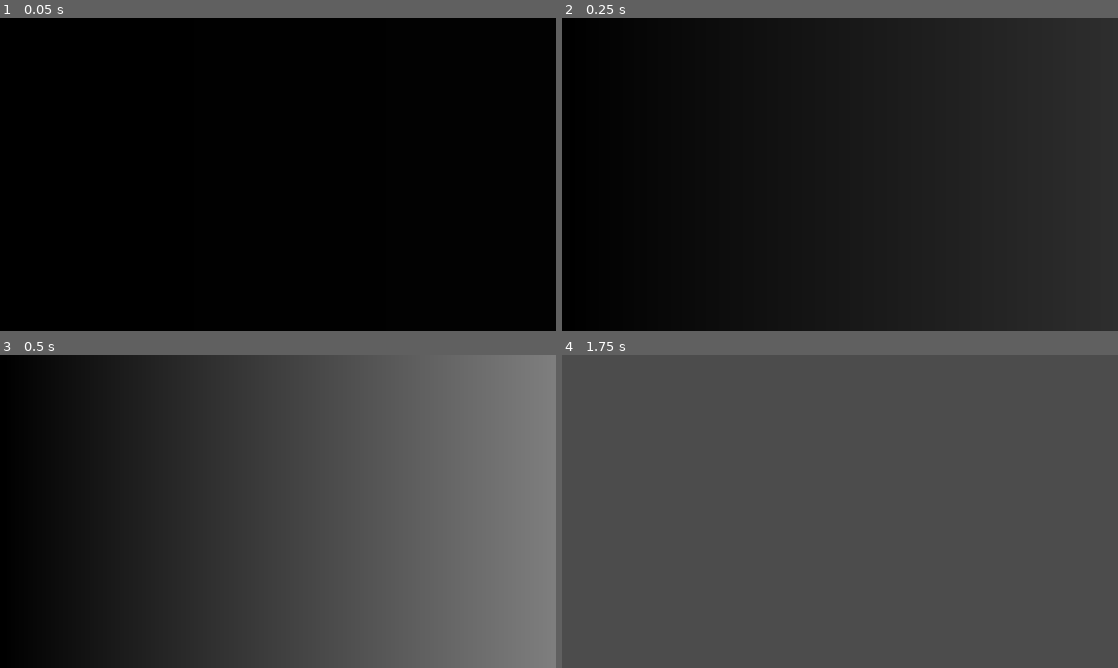
Above: before the commit, frames 1-4 (two rows, left to right).
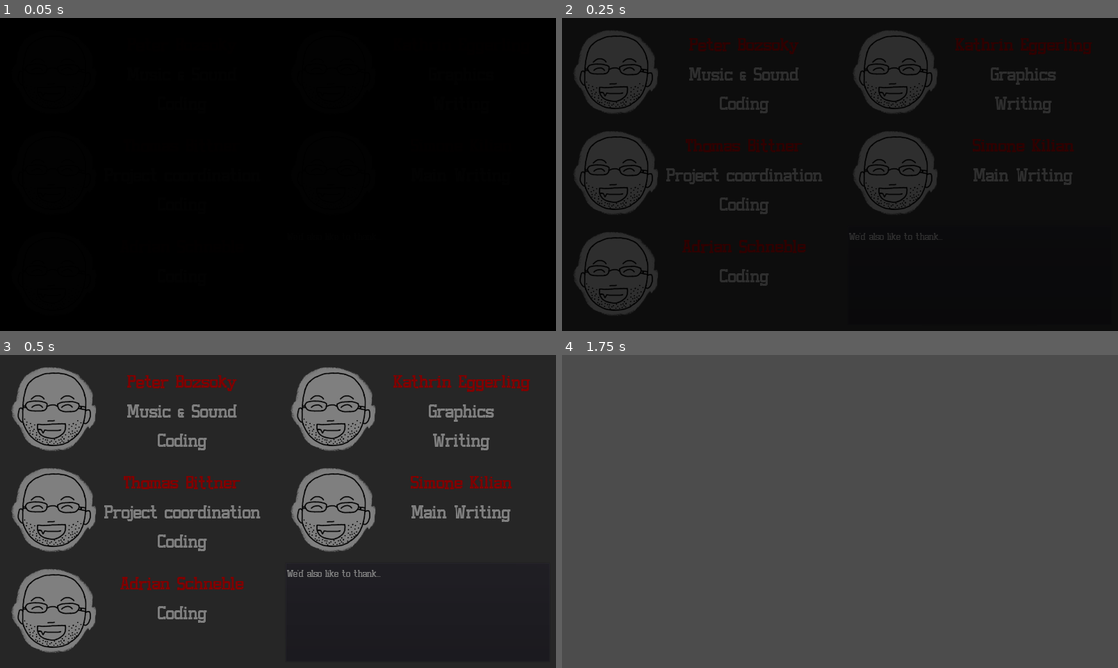
Above: after the commit, the same moments.

Repository: gadse/high-moon
Game: Godot game, scene res://scenes/credit_screen/Credits.tscn
Two runs of this game, one before a commit and one after it. Both use one fixed random seed, a clock stepped at 60 frames per second and the inputs below. This scene is started directly instead of the project's main scene.
Inputs (mouse positions are in pixels of both pictures, inside the frame that each line leads up to):
- Up to frame 1 (0.05 s): no input
- Up to frame 2 (0.25 s): no input
- Up to frame 3 (0.5 s): no input
- Up to frame 4 (1.75 s): click (840, 511) at 0.67 s; move the mouse to (728, 527) at 1.27 s; click (728, 527) at 1.42 s

The runs differ from the first frame. In frame 2, 30% of the frame differs, in the area x 2-100%, y 0-100%; in frame 3, 66%, in the area x 0-100%, y 0-100%; in frame 4, nothing differs.

Commit message:
Add text and image placeholders to credit screen

Diff:
--- a/scenes/credit_screen/Credits.gd
+++ b/scenes/credit_screen/Credits.gd
@@ -6,4 +6,5 @@
 	$Fader.fade_in()
 
 func _on_Credits_gui_input(event):
-	$Fader.fade_out()
+	if event.is_pressed():
+		$Fader.fade_out()
--- a/scenes/credit_screen/Credits.tscn
+++ b/scenes/credit_screen/Credits.tscn
@@ -1,24 +1,201 @@
-[gd_scene load_steps=5 format=2]
+[gd_scene load_steps=7 format=2]
 
 [ext_resource path="res://scenes/templates/scene_fader/SceneFader.tscn" type="PackedScene" id=1]
 [ext_resource path="res://scenes/credit_screen/Credits.gd" type="Script" id=2]
-
-[sub_resource type="Gradient" id=1]
-
-[sub_resource type="GradientTexture" id=2]
-gradient = SubResource( 1 )
-width = 1920
+[ext_resource path="res://scenes/credit_screen/MemberInfo.tscn" type="PackedScene" id=3]
+[ext_resource path="res://scenes/credit_screen/BG_creditssprite_Thomas.png" type="Texture" id=4]
+[ext_resource path="res://fonts/staubach/Staubach.ttf" type="DynamicFontData" id=5]
+
+[sub_resource type="DynamicFont" id=1]
+size = 32
+font_data = ExtResource( 5 )
 
 [node name="Credits" type="TextureRect"]
 anchor_right = 1.0
 anchor_bottom = 1.0
 focus_mode = 2
-texture = SubResource( 2 )
 expand = true
 script = ExtResource( 2 )
 __meta__ = {
 "_edit_use_anchors_": false
 }
 
+[node name="TeamContainer" type="MarginContainer" parent="."]
+margin_right = 1920.0
+margin_bottom = 1080.0
+mouse_filter = 2
+size_flags_horizontal = 3
+size_flags_vertical = 3
+custom_constants/margin_right = 20
+custom_constants/margin_top = 20
+custom_constants/margin_left = 20
+custom_constants/margin_bottom = 20
+__meta__ = {
+"_edit_use_anchors_": false
+}
+
+[node name="GridContainer" type="GridContainer" parent="TeamContainer"]
+margin_left = 20.0
+margin_top = 20.0
+margin_right = 1900.0
+margin_bottom = 1060.0
+custom_constants/hseparation = 50
+columns = 2
+
+[node name="Peter" parent="TeamContainer/GridContainer" instance=ExtResource( 3 )]
+anchor_right = 0.0
+anchor_bottom = 0.0
+margin_right = 915.0
+margin_bottom = 344.0
+
+[node name="HBoxContainer" parent="TeamContainer/GridContainer/Peter" index="0"]
+margin_right = 900.0
+margin_bottom = 329.0
+
+[node name="TextureRect" parent="TeamContainer/GridContainer/Peter/HBoxContainer" index="0"]
+margin_right = 300.0
+margin_bottom = 314.0
+texture = ExtResource( 4 )
+
+[node name="RichTextLabel" parent="TeamContainer/GridContainer/Peter/HBoxContainer" index="1"]
+margin_left = 304.0
+margin_right = 885.0
+margin_bottom = 314.0
+bbcode_text = "[center][color=red]Peter Bozsoky[/color]
+Music & Sound
+Coding"
+text = "Peter Bozsoky
+Music & Sound
+Coding"
+
+[node name="Kathrin" parent="TeamContainer/GridContainer" instance=ExtResource( 3 )]
+anchor_right = 0.0
+anchor_bottom = 0.0
+margin_left = 965.0
+margin_right = 1880.0
+margin_bottom = 344.0
+
+[node name="HBoxContainer" parent="TeamContainer/GridContainer/Kathrin" index="0"]
+margin_right = 900.0
+margin_bottom = 329.0
+
+[node name="TextureRect" parent="TeamContainer/GridContainer/Kathrin/HBoxContainer" index="0"]
+margin_right = 300.0
+margin_bottom = 314.0
+texture = ExtResource( 4 )
+
+[node name="RichTextLabel" parent="TeamContainer/GridContainer/Kathrin/HBoxContainer" index="1"]
+margin_left = 304.0
+margin_right = 885.0
+margin_bottom = 314.0
+bbcode_text = "[center][color=red]Kathrin Eggerling[/color]
+Graphics
+Writing"
+text = "Kathrin Eggerling
+Graphics
+Writing"
+
+[node name="Thomas" parent="TeamContainer/GridContainer" instance=ExtResource( 3 )]
+anchor_right = 0.0
+anchor_bottom = 0.0
+margin_top = 348.0
+margin_right = 915.0
+margin_bottom = 692.0
+
+[node name="HBoxContainer" parent="TeamContainer/GridContainer/Thomas" index="0"]
+margin_right = 900.0
+margin_bottom = 329.0
+
+[node name="TextureRect" parent="TeamContainer/GridContainer/Thomas/HBoxContainer" index="0"]
+margin_right = 300.0
+margin_bottom = 314.0
+texture = ExtResource( 4 )
+
+[node name="RichTextLabel" parent="TeamContainer/GridContainer/Thomas/HBoxContainer" index="1"]
+margin_left = 304.0
+margin_right = 885.0
+margin_bottom = 314.0
+bbcode_text = "[center][color=red]Thomas Bittner[/color]
+Project coordination
+Coding"
+text = "Thomas Bittner
+Project coordination
+Coding"
+
+[node name="Simone" parent="TeamContainer/GridContainer" instance=ExtResource( 3 )]
+anchor_right = 0.0
+anchor_bottom = 0.0
+margin_left = 965.0
+margin_top = 348.0
+margin_right = 1880.0
+margin_bottom = 692.0
+
+[node name="HBoxContainer" parent="TeamContainer/GridContainer/Simone" index="0"]
+margin_right = 900.0
+margin_bottom = 329.0
+
+[node name="TextureRect" parent="TeamContainer/GridContainer/Simone/HBoxContainer" index="0"]
+margin_right = 300.0
+margin_bottom = 314.0
+texture = ExtResource( 4 )
+
+[node name="RichTextLabel" parent="TeamContainer/GridContainer/Simone/HBoxContainer" index="1"]
+margin_left = 304.0
+margin_right = 885.0
+margin_bottom = 314.0
+bbcode_text = "[center][color=red]Simone Kilian[/color]
+Main Writing"
+text = "Simone Kilian
+Main Writing"
+
+[node name="Adrian" parent="TeamContainer/GridContainer" instance=ExtResource( 3 )]
+anchor_right = 0.0
+anchor_bottom = 0.0
+margin_top = 696.0
+margin_right = 915.0
+margin_bottom = 1040.0
+
+[node name="HBoxContainer" parent="TeamContainer/GridContainer/Adrian" index="0"]
+margin_right = 900.0
+margin_bottom = 329.0
+
+[node name="TextureRect" parent="TeamContainer/GridContainer/Adrian/HBoxContainer" index="0"]
+margin_right = 300.0
+margin_bottom = 314.0
+texture = ExtResource( 4 )
+
+[node name="RichTextLabel" parent="TeamContainer/GridContainer/Adrian/HBoxContainer" index="1"]
+margin_left = 304.0
+margin_right = 885.0
+margin_bottom = 314.0
+bbcode_text = "[center][color=red]Adrian Schneble[/color]
+Coding"
+text = "Adrian Schneble
+Coding"
+
+[node name="PanelContainer" type="PanelContainer" parent="TeamContainer/GridContainer"]
+margin_left = 965.0
+margin_top = 696.0
+margin_right = 1880.0
+margin_bottom = 1040.0
+
+[node name="RichTextLabel" type="RichTextLabel" parent="TeamContainer/GridContainer/PanelContainer"]
+margin_left = 7.0
+margin_top = 7.0
+margin_right = 908.0
+margin_bottom = 337.0
+custom_fonts/normal_font = SubResource( 1 )
+text = "We'd also like to thank..."
+
 [node name="Fader" parent="." instance=ExtResource( 1 )]
 [connection signal="gui_input" from="." to="." method="_on_Credits_gui_input"]
+
+[editable path="TeamContainer/GridContainer/Peter"]
+
+[editable path="TeamContainer/GridContainer/Kathrin"]
+
+[editable path="TeamContainer/GridContainer/Thomas"]
+
+[editable path="TeamContainer/GridContainer/Simone"]
+
+[editable path="TeamContainer/GridContainer/Adrian"]
--- /dev/null
+++ b/scenes/credit_screen/MemberInfo.tscn
@@ -0,0 +1,39 @@
+[gd_scene load_steps=3 format=2]
+
+[ext_resource path="res://fonts/staubach/Staubach.ttf" type="DynamicFontData" id=2]
+
+[sub_resource type="DynamicFont" id=1]
+size = 60
+font_data = ExtResource( 2 )
+
+[node name="MemberInfo" type="MarginContainer"]
+anchor_right = 1.0
+anchor_bottom = 1.0
+size_flags_horizontal = 3
+size_flags_vertical = 3
+custom_constants/margin_right = 15
+custom_constants/margin_top = 15
+custom_constants/margin_left = 15
+custom_constants/margin_bottom = 15
+__meta__ = {
+"_edit_use_anchors_": false
+}
+
+[node name="HBoxContainer" type="HBoxContainer" parent="."]
+margin_left = 15.0
+margin_top = 15.0
+margin_right = 1905.0
+margin_bottom = 1065.0
+
+[node name="TextureRect" type="TextureRect" parent="HBoxContainer"]
+margin_bottom = 1050.0
+
+[node name="RichTextLabel" type="RichTextLabel" parent="HBoxContainer"]
+margin_left = 4.0
+margin_right = 1890.0
+margin_bottom = 1050.0
+size_flags_horizontal = 3
+size_flags_vertical = 3
+custom_fonts/normal_font = SubResource( 1 )
+bbcode_enabled = true
+scroll_active = false
--- a/scenes/main_menu/Buttons.tres
+++ b/scenes/main_menu/Buttons.tres
@@ -2,25 +2,11 @@
 
 [ext_resource path="res://fonts/staubach/Staubach.ttf" type="DynamicFontData" id=1]
 
-[sub_resource type="StyleBoxFlat" id=5]
+[sub_resource type="StyleBoxFlat" id=1]
 border_width_left = 10
 border_width_top = 10
 border_width_right = 10
 border_width_bottom = 10
-border_color = Color( 0, 0, 0, 1 )
-border_blend = true
-corner_radius_top_left = 20
-corner_radius_top_right = 20
-corner_radius_bottom_right = 20
-corner_radius_bottom_left = 20
-expand_margin_left = 20.0
-expand_margin_right = 20.0
-
-[sub_resource type="StyleBoxFlat" id=1]
-border_width_left = 5
-border_width_top = 5
-border_width_right = 5
-border_width_bottom = 5
 border_color = Color( 0, 0, 0, 1 )
 border_blend = true
 corner_radius_top_left = 20
@@ -45,6 +31,20 @@
 expand_margin_right = 20.0
 
 [sub_resource type="StyleBoxFlat" id=3]
+border_width_left = 5
+border_width_top = 5
+border_width_right = 5
+border_width_bottom = 5
+border_color = Color( 0, 0, 0, 1 )
+border_blend = true
+corner_radius_top_left = 20
+corner_radius_top_right = 20
+corner_radius_bottom_right = 20
+corner_radius_bottom_left = 20
+expand_margin_left = 20.0
+expand_margin_right = 20.0
+
+[sub_resource type="StyleBoxFlat" id=4]
 border_width_left = 10
 border_width_top = 10
 border_width_right = 10
Binary file changed: scenes/credit_screen/BG_creditssprite_Thomas.png
Not shown: 2 places in scenes/main_menu/Buttons.tres that only renumber resources
